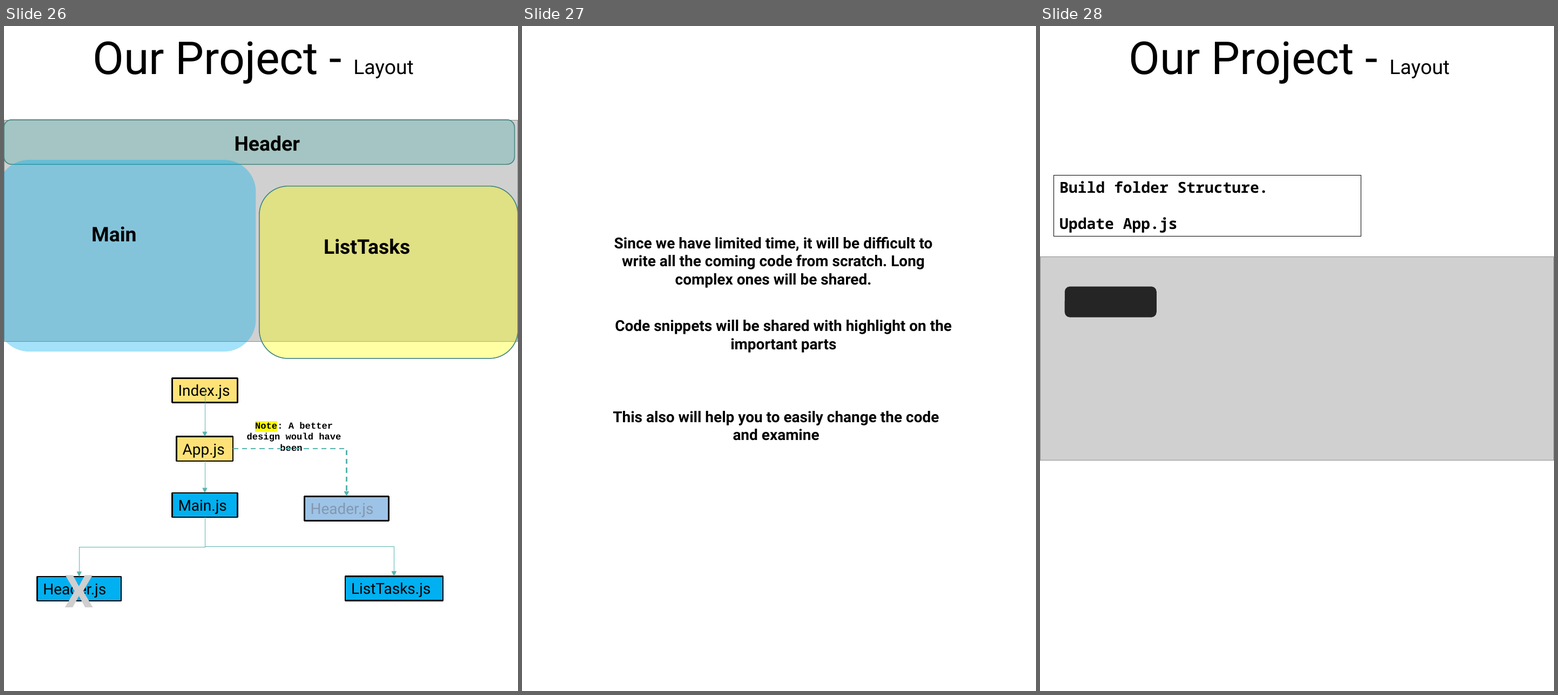
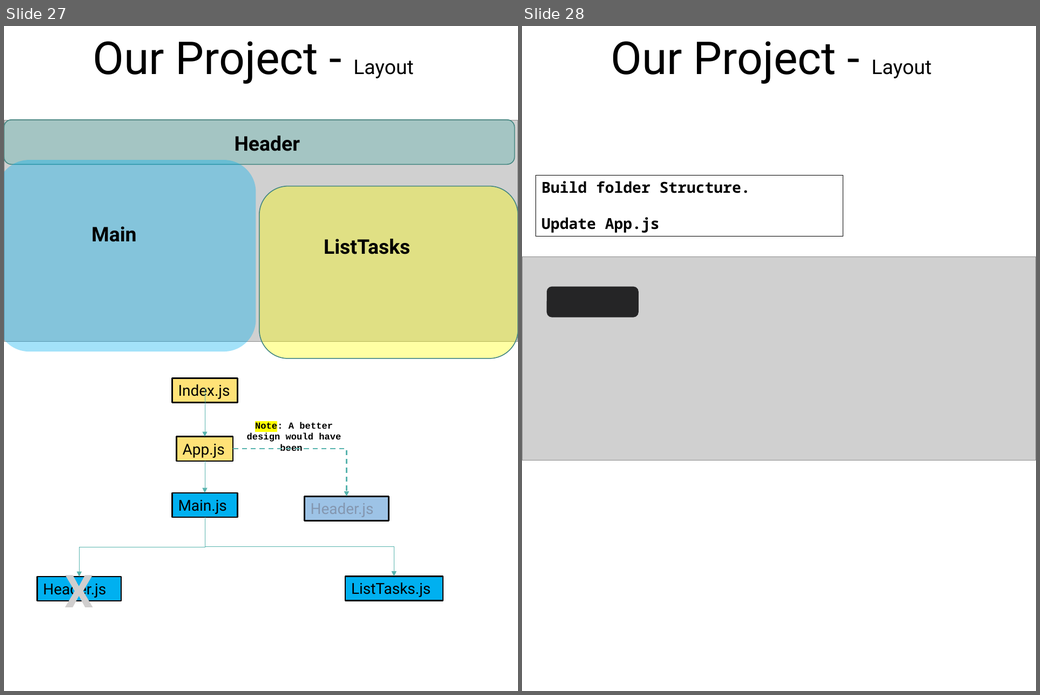
Before and after one commit to scorpion0511/mytracker, a slide deck: doc/React.pptx. Shown side by side, each under a label of ours: slides 26, 27 and 28 before the commit, slides 27 and 28 after it. The pictures are 1558x695 and 1040x695 pixels, drawn with LibreOffice and Linux fonts; fonts in the diff are those of the drawing; grey boxes stand for pictures. Boxes give left, top, right and bottom in pixels: in the first picture for what was removed or moved away, otherwise in the second. Text is boxed around its words. In the diff, an @@ line names an element or a change of style, - is before the commit and + after.

```diff
--- a/doc/React.pptx
+++ b/doc/React.pptx
@@ slide 27 removed at box(522, 26, 1036, 691), background #FFFFFF @@
@@ text removed at box(614, 237, 933, 288) @@
-Since we have limited time, it will be difficult to write all the coming code from scratch. Long complex ones will be shared.
@@ text removed at box(615, 320, 952, 353) @@
-Code snippets will be shared with highlight on the important parts
@@ text removed at box(613, 411, 939, 441) @@
-This also will help you to easily change the code and examine
@@ what was slide 26 is now slide 27 @@
```
Also in this commit, not shown: 7 slides changed, 1 slide added, 1 other file.
